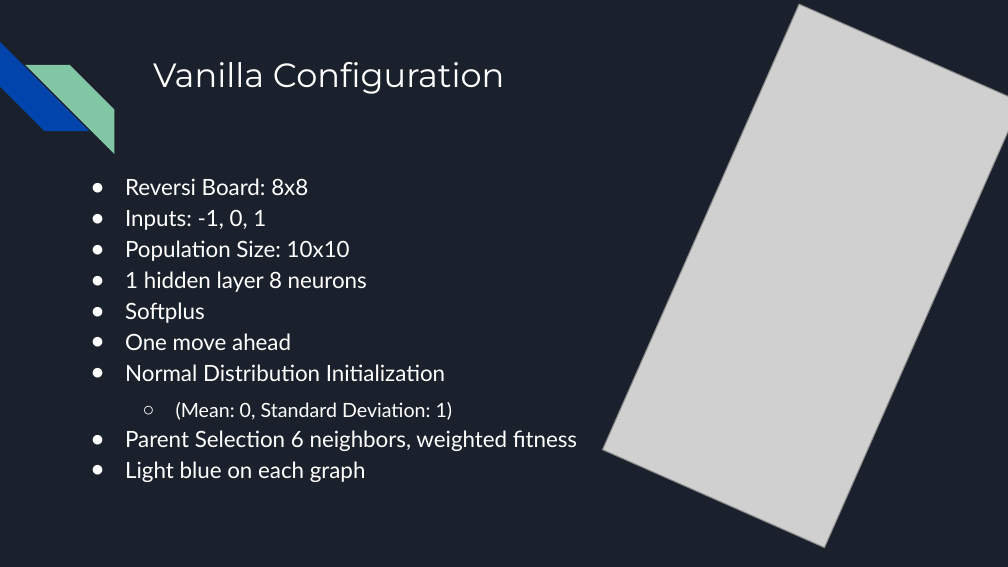
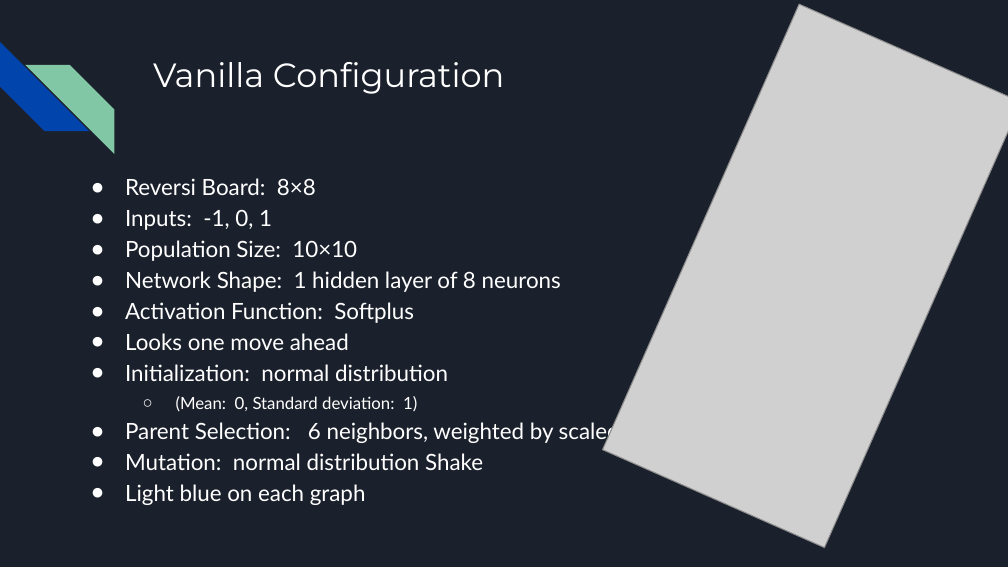
Before and after one commit to anna-porter/Reversi, a slide deck: slide 15 of Evolving a Reversi Player.pptx. Drawn at 1008x567 pixels with LibreOffice and Linux fonts; fonts in the diff are those of the drawing; grey boxes stand for pictures. Boxes give left, top, right and bottom in pixels: in the first picture for what was removed or moved away, otherwise in the second. Text is boxed around its words. In the diff, an @@ line names an element or a change of style, - is before the commit and + after.

```diff
--- a/Evolving a Reversi Player.pptx
+++ b/Evolving a Reversi Player.pptx
@@ text at (x1=125, y1=178, x2=316, y2=195): text changed @@
-● Reversi Board: 8x8
+● Reversi Board: 8×8
@@ text at (x1=125, y1=240, x2=620, y2=470): text changed @@
-● Population Size: 10x10
-● 1 hidden layer 8 neurons
-● Softplus
-● One move ahead
-● Normal Distribution Initialization
-  ○ (Mean: 0, Standard Deviation: 1)
-● Parent Selection 6 neighbors, weighted fitness
+● Population Size: 10×10
+● Network Shape: 1 hidden layer of 8 neurons
+● Activation Function: Softplus
+● Looks one move ahead
+● Initialization: normal distribution
+  ○ (Mean: 0, Standard deviation: 1)
+● Parent Selection: 6 neighbors, weighted by scaled fitness
+● Mutation: normal distribution Shake
```
Also in this commit, not shown: 15 other slides changed, 11 slides added, 2 slides removed.
